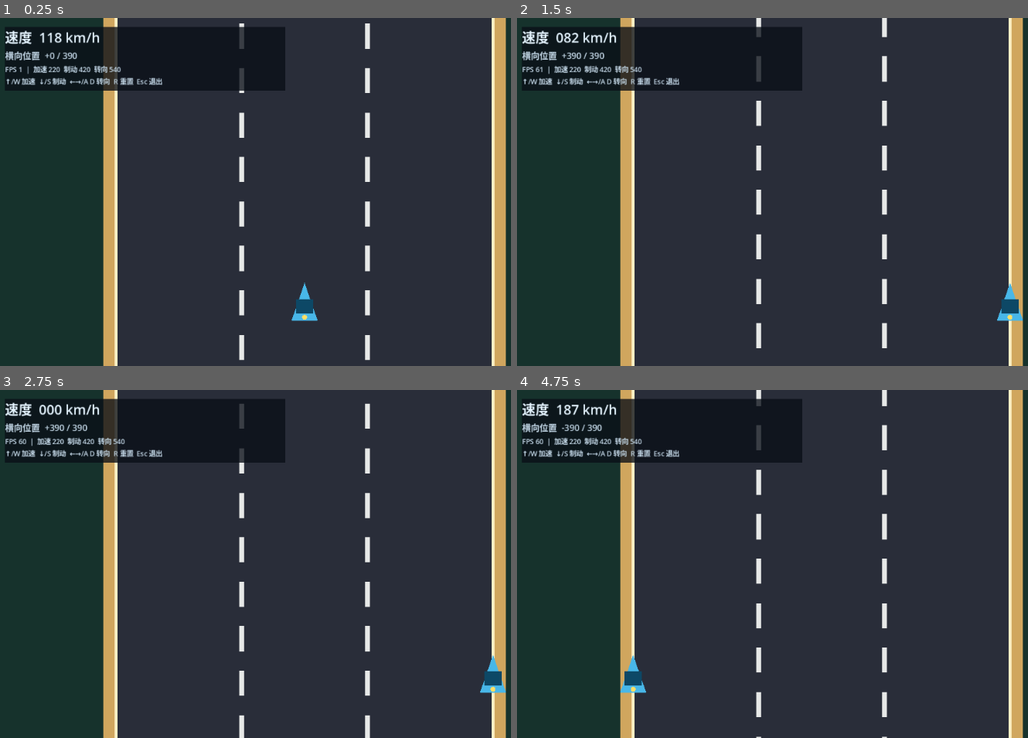
Above: before the commit, frames 1-4 (two rows, left to right).
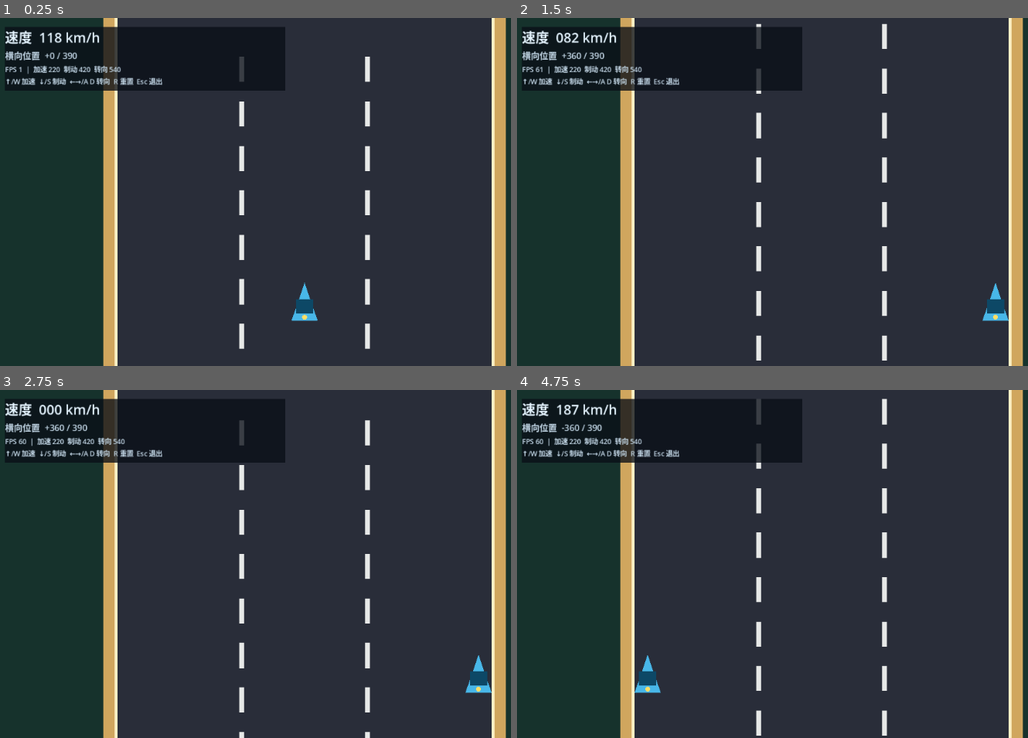
Above: after the commit, the same moments.

Repository: xiejiamincyq/car
Game: Godot game, scene res://scenes/main.tscn
The game is run twice, just before and just after one commit, with the same random seed, the same clock (stepped at 60 frames per second) and the same inputs.
Inputs:
- Up to frame 1 (0.25 s): no input
- Up to frame 2 (1.5 s): tap Enter at 0.5 s; hold Right (steer_right) 0.53-1.28 s; hold Down (brake) from 1.28 s (still down)
- Up to frame 3 (2.75 s): release Down (brake) at 2.03 s; hold Right (steer_right) from 2.03 s (still down)
- Up to frame 4 (4.75 s): tap R (restart_prototype) at 2.75 s; release Right (steer_right) at 2.78 s; hold Up (accelerate) 2.78-3.53 s; hold Left (steer_left) from 3.53 s (still down)

The runs differ from the first frame. In frame 1, 1.1% of the frame differs, in the area x 46-73%, y 1-99%; in frame 2, 1.7%; in frame 3, 2.0%; in frame 4, 2.3%, in the area x 10-73%, y 0-100%.

Commit message:
fix: keep prototype vehicle inside road
Moves road markings with forward travel and reserves road-edge clearance for the player car.

Diff:
--- a/scripts/drive_controller.gd
+++ b/scripts/drive_controller.gd
@@ -7,6 +7,7 @@
 var braking: float
 var steering_speed: float
 var road_half_width: float
+var player_half_width: float
 var speed: float
 var lateral_position: float = 0.0
 
@@ -16,7 +17,8 @@
 		acceleration_per_second: float,
 		braking_per_second: float,
 		steering_per_second: float,
-		road_limit: float = 300.0
+		road_limit: float = 300.0,
+		car_half_width: float = 0.0
 	) -> void:
 	start_speed = initial_speed
 	max_speed = maximum_speed
@@ -24,15 +26,17 @@
 	braking = braking_per_second
 	steering_speed = steering_per_second
 	road_half_width = road_limit
+	player_half_width = car_half_width
 	speed = start_speed
 
 func step(delta: float, accelerate_input: float, brake_input: float, steering_input: float = 0.0) -> void:
 	var speed_change := (accelerate_input * acceleration - brake_input * braking) * delta
 	speed = clampf(speed + speed_change, 0.0, max_speed)
+	var center_limit := maxf(0.0, road_half_width - player_half_width)
 	lateral_position = clampf(
 		lateral_position + steering_input * steering_speed * delta,
-		-road_half_width,
-		road_half_width
+		-center_limit,
+		center_limit
 	)
 
 func reset() -> void:
--- a/scripts/main.gd
+++ b/scripts/main.gd
@@ -17,7 +17,8 @@
 		GameConfig.ACCELERATION,
 		GameConfig.BRAKING,
 		GameConfig.STEERING_SPEED,
-		GameConfig.ROAD_HALF_WIDTH
+		GameConfig.ROAD_HALF_WIDTH,
+		30.0
 	)
 	speed_label = $CanvasLayer/DebugHUD/Rows/Speed
 	position_label = $CanvasLayer/DebugHUD/Rows/Position
@@ -35,7 +36,7 @@
 	var brake_input := Input.get_action_strength("brake")
 	var steering_input := Input.get_axis("steer_left", "steer_right")
 	drive.step(delta, accelerate_input, brake_input, steering_input)
-	road_scroll = fmod(road_scroll + drive.speed * GameConfig.ROAD_SCROLL_MULTIPLIER * delta, 92.0)
+	road_scroll = advance_road_scroll(road_scroll, drive.speed, delta, 92.0)
 	_update_hud()
 	queue_redraw()
 
@@ -53,7 +54,7 @@
 
 	for lane_index in range(1, GameConfig.ROAD_LANE_COUNT):
 		var lane_x := road_left + GameConfig.ROAD_HALF_WIDTH * 2.0 * lane_index / GameConfig.ROAD_LANE_COUNT
-		var dash_y := -road_scroll
+		var dash_y := road_scroll
 		while dash_y < viewport_size.y:
 			draw_rect(Rect2(lane_x - 5.0, dash_y, 10.0, 52.0), Color("e7e9e8"))
 			dash_y += 92.0
@@ -90,3 +91,6 @@
 		event.keycode = keycode
 		if not InputMap.action_has_event(action, event):
 			InputMap.action_add_event(action, event)
+
+static func advance_road_scroll(current_offset: float, speed: float, delta: float, repeat_distance: float) -> float:
+	return fmod(current_offset + speed * GameConfig.ROAD_SCROLL_MULTIPLIER * delta, repeat_distance)
--- a/tests/test_drive_controller.gd
+++ b/tests/test_drive_controller.gd
@@ -13,14 +13,19 @@
 
 	controller.step(1.0, 0.0, 1.0)
 	assert(is_equal_approx(controller.speed, 200.0), "Braking should lower speed")
+	controller.step(2.0, 0.0, 1.0)
+	assert(is_zero_approx(controller.speed), "Braking must clamp speed to zero")
 
 	controller.reset()
 	controller.step(1.0, 0.0, 0.0)
 	assert(is_equal_approx(controller.speed, 100.0), "Coasting should retain current speed in the prototype")
 
-	controller.step(1.0, 0.0, 0.0, 1.0)
-	assert(is_equal_approx(controller.lateral_position, 300.0), "Steering should move by steering speed")
-	controller.step(1.0, 0.0, 0.0, 1.0)
-	assert(is_equal_approx(controller.lateral_position, 300.0), "Steering must clamp to road boundary")
+	var safe_controller = DriveController.new(100.0, 400.0, 100.0, 200.0, 300.0, 300.0, 30.0)
+	safe_controller.step(1.0, 0.0, 0.0, 1.0)
+	assert(is_equal_approx(safe_controller.lateral_position, 270.0), "Right edge must keep the entire car inside the road")
+	safe_controller.step(2.0, 0.0, 0.0, -1.0)
+	assert(is_equal_approx(safe_controller.lateral_position, -270.0), "Left edge must keep the entire car inside the road")
+	safe_controller.reset()
+	assert(is_zero_approx(safe_controller.lateral_position), "Reset must return the car to the road center")
 
 	quit()
--- /dev/null
+++ b/tests/test_road_scroll.gd
@@ -0,0 +1,8 @@
+extends SceneTree
+
+const Main = preload("res://scripts/main.gd")
+
+func _init() -> void:
+	var next_offset = Main.advance_road_scroll(10.0, 100.0, 1.0, 200.0)
+	assert(is_equal_approx(next_offset, 125.0), "Forward motion must advance road markings down the screen")
+	quit()
